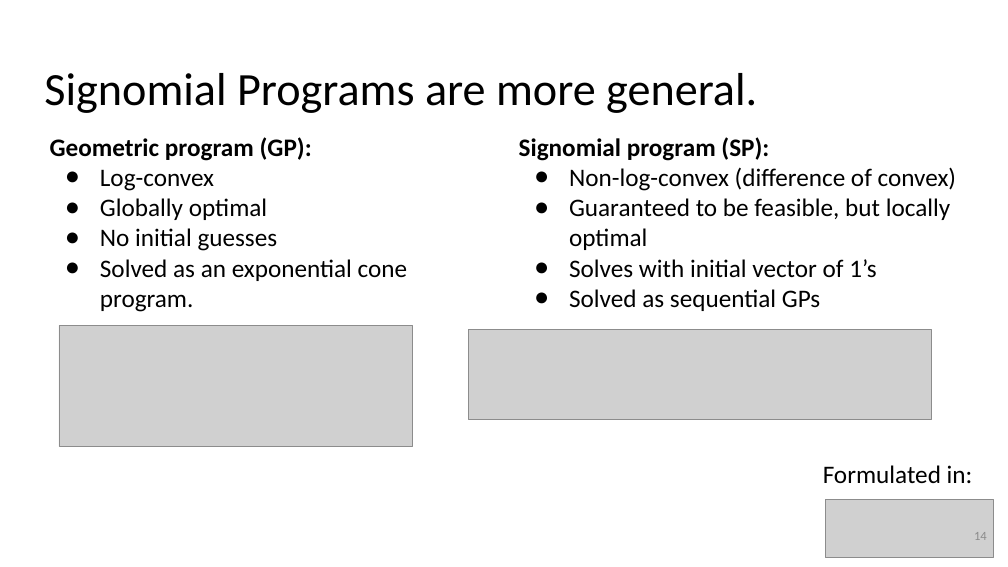
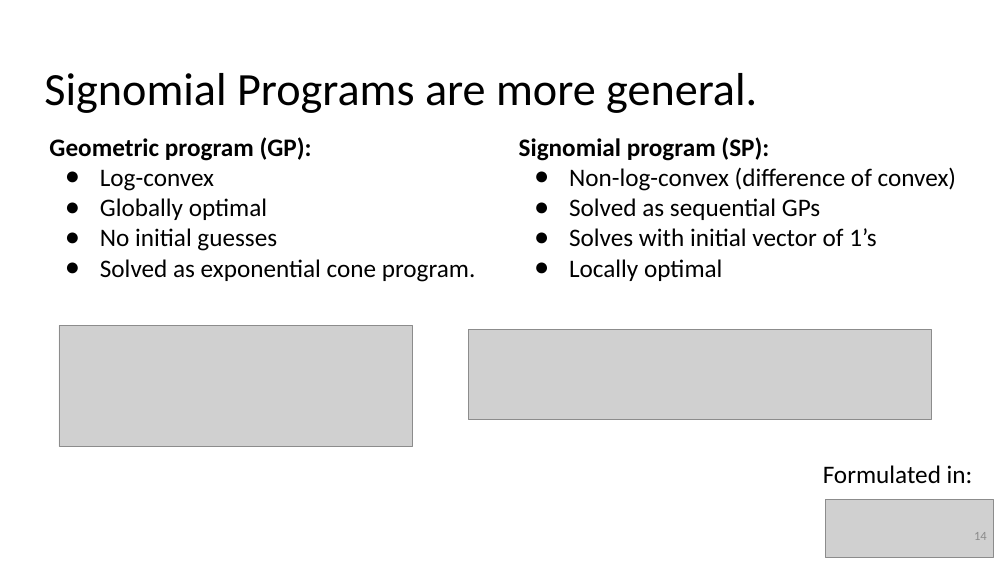
Before and after one commit to 1ozturkbe/robustSPpaper, a slide deck: slide 14 of presentations/acdlSeminar_20190503.pptx. Drawn at 1008x567 pixels with LibreOffice and Linux fonts; fonts in the diff are those of the drawing; grey boxes stand for pictures; background and template pictures are left out. Boxes give left, top, right and bottom in pixels: in the first picture for what was removed or moved away, otherwise in the second. Text is boxed around its words. In the diff, an @@ line names an element or a change of style, - is before the commit and + after.

```diff
--- a/presentations/acdlSeminar_20190503.pptx
+++ b/presentations/acdlSeminar_20190503.pptx
@@ text at (x1=569, y1=198, x2=820, y2=220): text changed @@
-● Guaranteed to be feasible, but locally optimal
+● Solved as sequential GPs
@@ text at (x1=100, y1=259, x2=476, y2=282): text changed @@
-● Solved as an exponential cone program.
+● Solved as exponential cone program.
@@ text at (x1=569, y1=289, x2=820, y2=311): text changed @@
-● Solved as sequential GPs
+● Locally optimal
```
Also in this commit, not shown: 32 other slides changed, 3 slides added, 1 slide removed.
